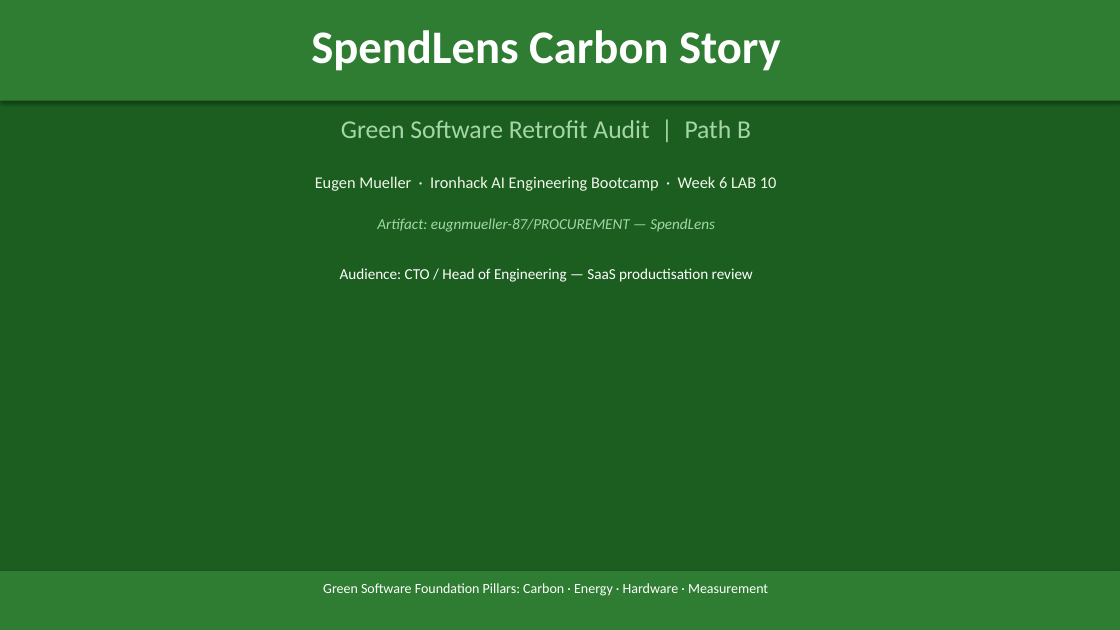
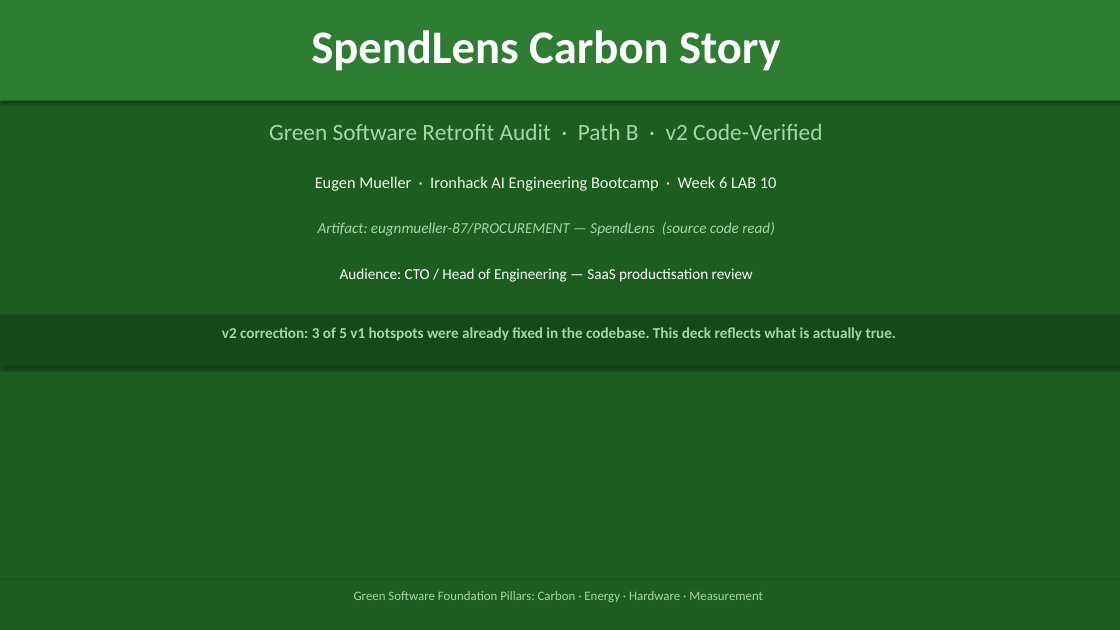
Before and after one commit to eugnmueller-87/IRONHACK, a slide deck: slide 1 of Week 6/LAB 10/SpendLens_Green_Audit_LAB10.pptx. Drawn at 1120x630 pixels with LibreOffice and Linux fonts; fonts in the diff are those of the drawing. Boxes give left, top, right and bottom in pixels: in the first picture for what was removed or moved away, otherwise in the second. Text is boxed around its words. In the diff, an @@ line names an element or a change of style, - is before the commit and + after.

```diff
--- a/Week 6/LAB 10/SpendLens_Green_Audit_LAB10.pptx
+++ b/Week 6/LAB 10/SpendLens_Green_Audit_LAB10.pptx
@@ text at (x1=269, y1=124, x2=822, y2=140): text changed; size 22 to 20 pt @@
-Green Software Retrofit Audit | Path B
+Green Software Retrofit Audit · Path B · v2 Code-Verified
@@ text at (x1=318, y1=222, x2=775, y2=236): text changed @@
-Artifact: eugnmueller-87/PROCUREMENT — SpendLens
+Artifact: eugnmueller-87/PROCUREMENT — SpendLens (source code read)
@@ rectangle resized from (x1=0, y1=571, x2=1120, y2=630) to (x1=0, y1=315, x2=1120, y2=365) @@
@@ rectangle at (x1=0, y1=315, x2=1120, y2=365): fill #2E7D32 to #154A18 @@
@@ text added at (x1=222, y1=327, x2=896, y2=341), 13 pt, text #A5D6A7, bold @@
+v2 correction: 3 of 5 v1 hotspots were already fixed in the codebase. This deck reflects what is actually true.
@@ rectangle added at (x1=0, y1=580, x2=1120, y2=630), fill #1B5E20 @@
@@ text "Green Software Foundation Pillars: Carbon ..." moved from (x1=323, y1=583, x2=768, y2=596) to (x1=354, y1=591, x2=763, y2=602) @@
@@ text "Green Software Foundation Pillars: Carbon ..." at (x1=354, y1=591, x2=763, y2=602): size 12 to 11 pt, text colour #FFFFFF to #A5D6A7 @@
```
Also in this commit, not shown: 8 other slides changed, 4 slides added, 4 slides removed, 3 other files.
